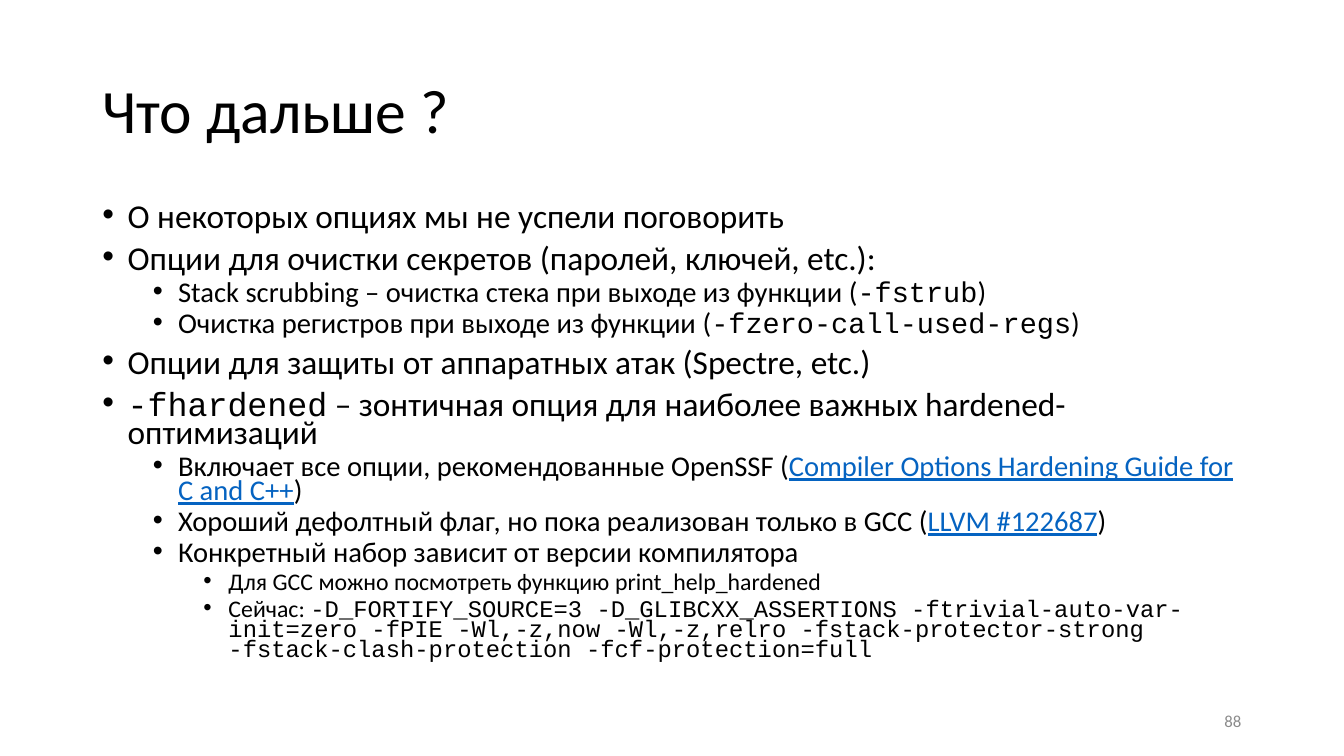
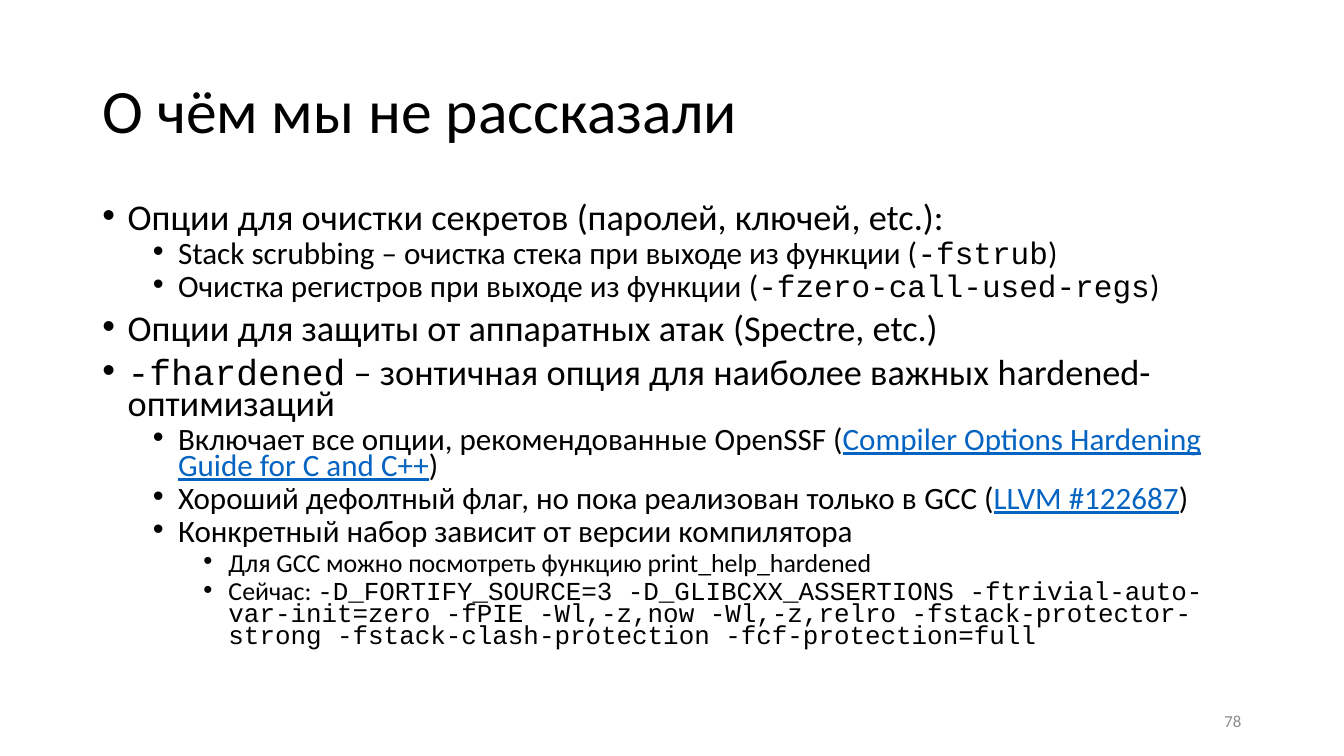
Before and after one commit to yugr/slides, a slide deck: slide 78 of CppZeroCost/2025/RU.pptx (slide 88 before the commit). Drawn at 1344x756 pixels with LibreOffice and Linux fonts; fonts in the diff are those of the drawing. Boxes give left, top, right and bottom in pixels: in the first picture for what was removed or moved away, otherwise in the second. Text is boxed around its words. In the diff, an @@ line names an element or a change of style, - is before the commit and + after.

Commit message:
Added single slide with all hardening options.

```diff
--- a/CppZeroCost/2025/RU.pptx
+++ b/CppZeroCost/2025/RU.pptx
@@ title at [102,92,737,143]: text changed @@
-Что дальше ?
+О чём мы не рассказали
@@ text "Опции для очистки секретов (паролей, ..." at [128,203,1203,650]: size 23.8 to 25.9 pt in "Опции для очистки секретов (паролей, ключей, etc.):", "Опции для защиты от аппаратных атак (Spectre, ...", "-fhardened – зонтичная опция для наиболее важных ..."; size 20.4 to 22.2 pt in "Stack scrubbing – очистка стека при выходе ...", "Очистка регистров при выходе из функции (-fzero-call-used-re ...", "Включает все опции, рекомендованные OpenSSF (Compiler Option ...", "Хороший дефолтный флаг, но пока реализован только ..." and 1 more places; size 17 to 18.5 pt in "Для GCC можно посмотреть функцию print_help_hardened", "Сейчас: -D_FORTIFY_SOURCE=3 -D_GLIBCXX_ASSERTIONS -ftrivial- ..." @@
@@ text at [128,206,784,234]: paragraph removed @@
-• О некоторых опциях мы не успели поговорить
@@ page number at [1224,715,1241,727]: text changed @@
-88
+78
```
Also in this commit, not shown: 17 other slides changed, 3 slides added, 1 slide removed, 3 other files.
